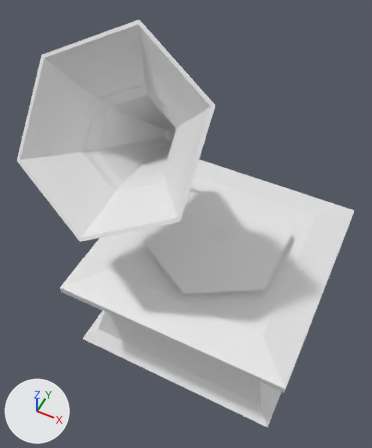
One commit to the glTF model Gramofone.glb: the scene before it, then after it.
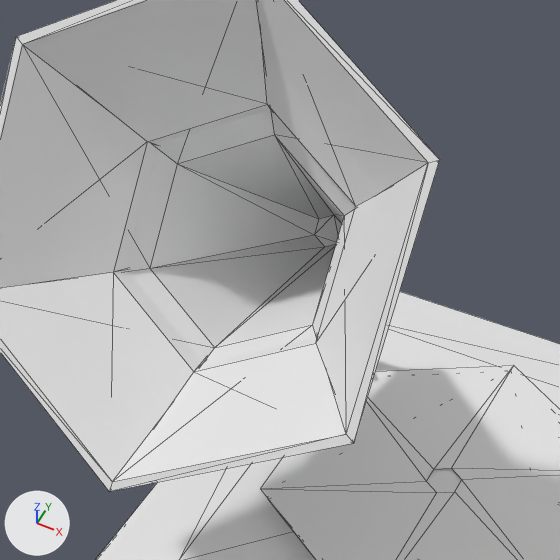
Each version appears first whole from a 50 mm lens placed at (0.336, -0.865, 1.406), pointed at (-0.066, -0.061, 0.4), and next in a close-up on the part from 9% to 71% of the width and 9% to 60% of the height. Lighting does not change. The marker at lower left points along +X, +Y and +Z. The close-ups show mesh edges as thin lines. Vertices at the same position are counted once.
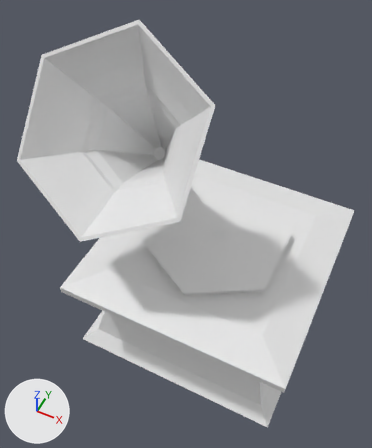
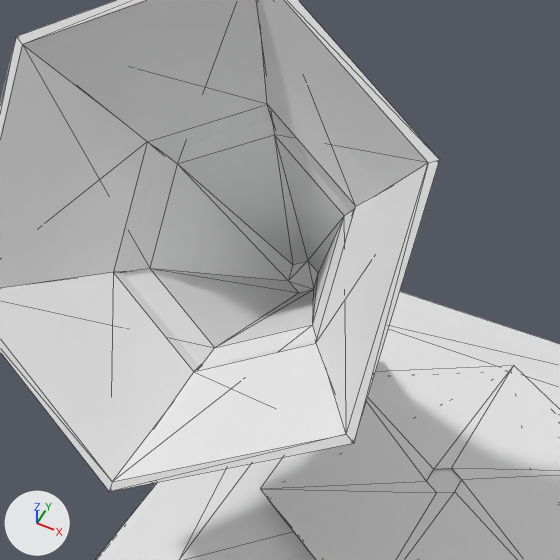
Location of each change, [x1, y1, x2, y2] in pixels of the close-ups (560 x 560 px; the box of a moved part takes in the faces that stretch with it):
part 1 of me_cube_001, moved or reshaped
    both: [113, 104, 356, 371]

The change, as a list of edits to the scene's bpy script:
```text
Change me_cube_001:
    where me_cube_001.from_pydata(...)  # 221 vertices, 410 faces; spans x -0.424..0.313, y -0.313..0.313, z -0.003..0.892
    used by ob_cube; location = (0.0, 0.0, 0.0)
    me_cube_001 part 1: all 12 vertices in x -0.23..-0.188, y 0.116..0.147, z 0.49..0.527 are moved by (0.0, -0.063, -0.02)
```
